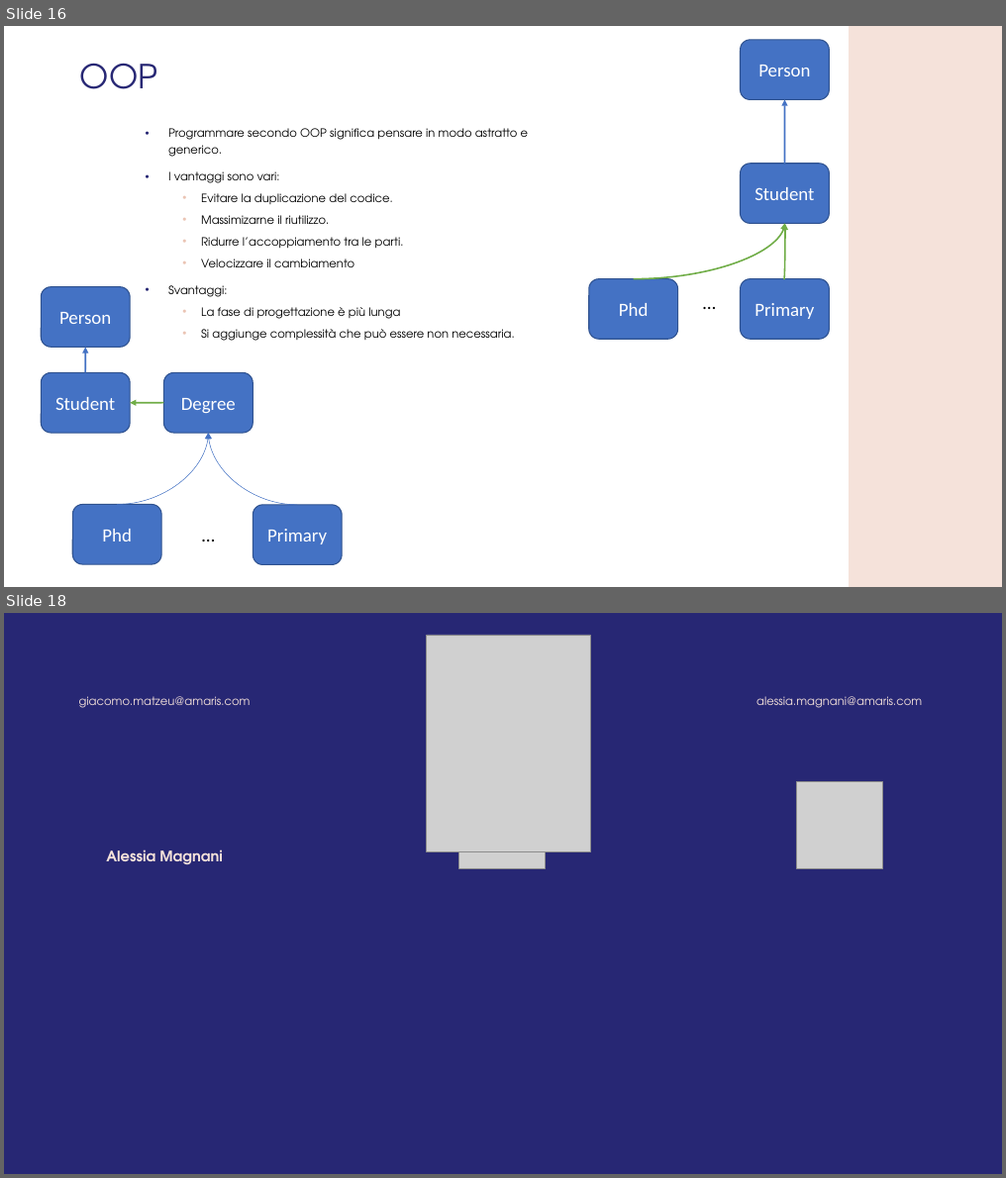
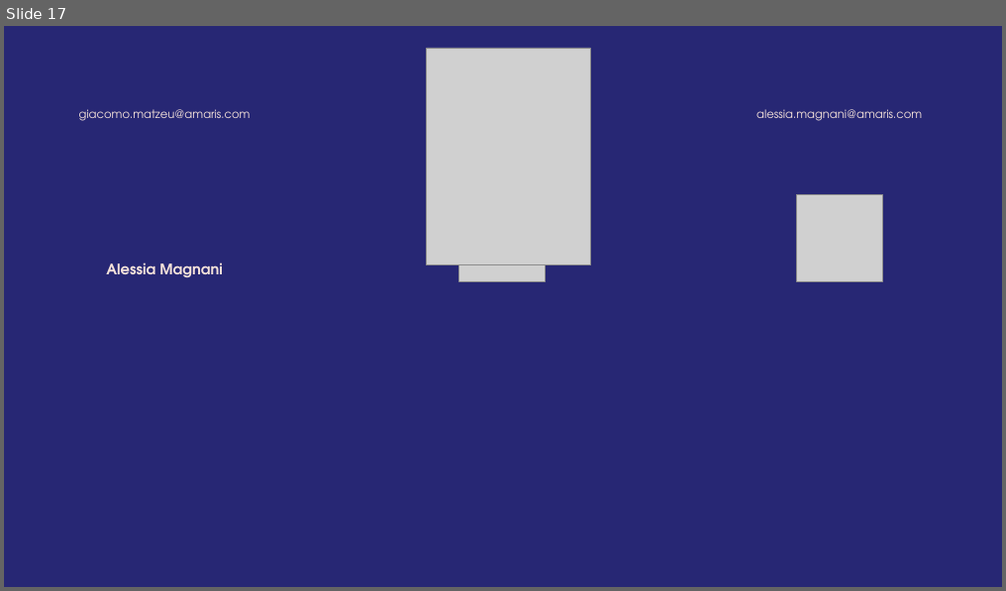
Before and after one commit to GMATZEU42/WS, a slide deck: WS03/WS_3.odp. Shown one above the other, each under a label of ours: slides 16 and 18 before the commit, slide 17 after it; the slides between them are not shown. The pictures are 1006x1178 and 1006x591 pixels, drawn with LibreOffice and Linux fonts; fonts in the diff are those of the drawing; grey boxes stand for pictures; background and template pictures are left out. Boxes give left, top, right and bottom in pixels: in the first picture for what was removed or moved away, otherwise in the second. Text is boxed around its words. In the diff, an @@ line names an element or a change of style, - is before the commit and + after.

```diff
--- a/WS03/WS_3.odp
+++ b/WS03/WS_3.odp
@@ slide 16 removed at (4,26,1002,587), background #FFFFFF @@
@@ freeform shape removed at (741,40,830,99) @@
-Person
@@ freeform shape removed at (848,26,1002,587) @@
@@ title removed at (80,63,157,89) @@
-OOP
@@ arrow removed from (785, 164) to (785, 100) @@
@@ text removed at (168,128,529,341) @@
-• Programmare secondo OOP significa pensare in modo astratto e generico.
-• I vantaggi sono vari:
-  • Evitare la duplicazione del codice.
-  • Massimizarne il riutilizzo.
-  • Ridurre l’accoppiamento tra le parti.
-  • Velocizzare il cambiamento
-• Svantaggi:
-  • La fase di progettazione è più lunga
-  • Si aggiunge complessità che può essere non necessaria.
@@ freeform shape removed at (741,164,830,224) @@
-Student
@@ curved arrow removed from (634, 279) to (785, 224) @@
@@ curved arrow removed from (784, 279) to (785, 224) @@
@@ freeform shape removed at (41,287,130,347) @@
-Person
@@ freeform shape removed at (589,279,678,339) @@
-Phd
@@ text removed at (663,287,754,317) @@
-…
@@ freeform shape removed at (741,279,830,339) @@
-Primary
@@ arrow removed from (85, 373) to (85, 347) @@
@@ freeform shape removed at (41,373,130,433) @@
-Student
@@ freeform shape removed at (164,373,253,433) @@
-Degree
@@ arrow removed from (164, 403) to (130, 403) @@
@@ curved arrow removed from (117, 505) to (208, 433) @@
@@ curved arrow removed from (297, 505) to (208, 433) @@
@@ freeform shape removed at (73,504,162,565) @@
-Phd
@@ text removed at (162,519,254,550) @@
-…
@@ freeform shape removed at (252,505,342,565) @@
-Primary
@@ what was slide 18 is now slide 17 @@
```
Also in this commit, not shown: 1 slide changed, 13 slides added, 13 other slides removed, 2 other files.
